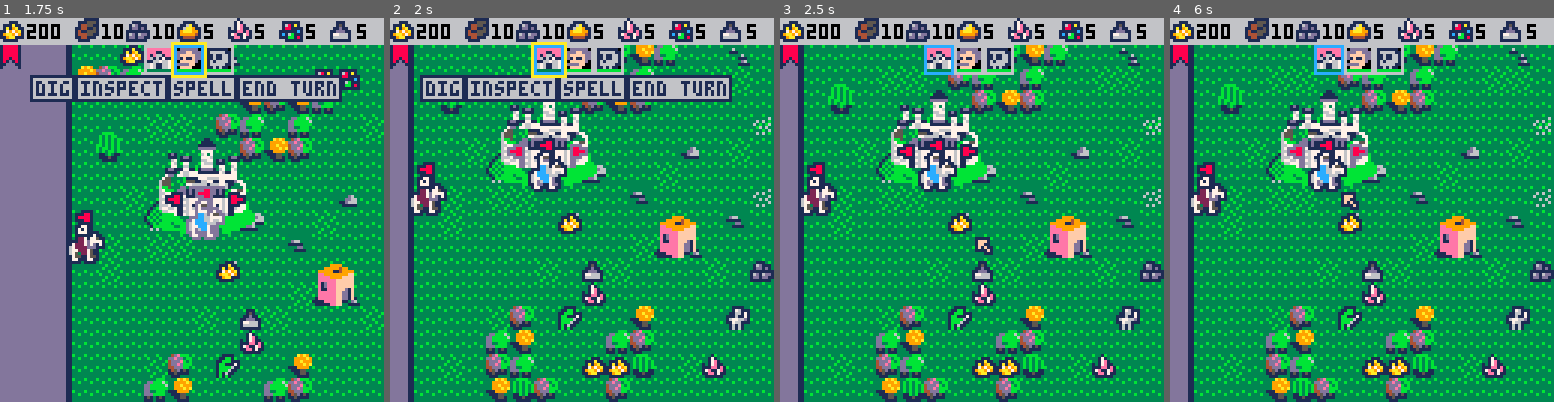
Above: before the commit, frames 1-4 (left to right).
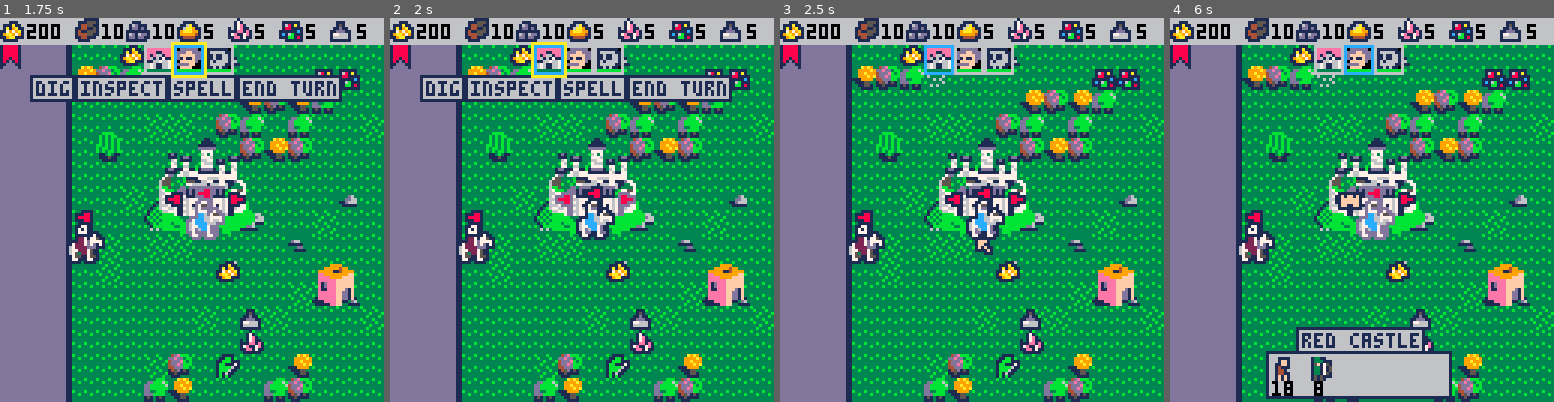
Above: after the commit, the same moments.

Repository: pvan/pico8
Game: PICO-8 cartridge heroes.p8
The game is run twice, just before and just after one commit, with the same random seed, the same clock (stepped at 60 frames per second) and the same inputs.
Inputs:
- Up to frame 1 (1.75 s): tap O (Z key) at 0.33, 0.7, 1.43 s; tap X (X key) at 1.07 s
- Up to frame 2 (2 s): hold Left from 1.97 s (still down)
- Up to frame 3 (2.5 s): tap X (X key) at 2.07, 2.4 s; tap O (Z key) at 2.22 s; release Left at 2.37 s; hold Down from 2.42 s (still down)
- Up to frame 4 (6 s): tap X (X key) every 0.33 s from 2.73 to 5.73 s; release Down at 2.82 s; hold Right 2.87-3.53 s; tap O (Z key) every 0.88 s from 3.1 to 5.75 s; hold Up 3.58-4.08 s; hold Right 4.13-4.53 s; hold Down 4.58-5.08 s; hold Left 5.13-5.8 s; hold Up from 5.85 s (still down)

Frame 1 is identical in both runs. In frame 2, 37% of the frame differs, in the area x 4-100%, y 7-100%; in frame 3, 41%; in frame 4, 45%.

Commit message:
heroes: convert map cursor to pt() to save tokens

Diff:
--- a/heroes.p8
+++ b/heroes.p8
@@ -117,17 +117,17 @@
  red_plr.heroes[2]=
  	spawn("hero",tc.x-5,tc.y+2)
 
- tc=spawn("castle",24,2)
+ tc=spawn("castle",26,4)
  tc.army=random_starting_army()
  green_plr.castles[1]=tc
  green_plr.heroes[1]=
- 	spawn("hero",tc.x+2,tc.y+3)
-
- tc=spawn("castle",16,20)
+ 	spawn("hero",tc.x,tc.y+1)
+
+ tc=spawn("castle",20,22)
  tc.army=random_starting_army()
  blue_plr.castles[1]=tc
  blue_plr.heroes[1]=
- 	spawn("hero",tc.x+2,tc.y+3)
+ 	spawn("hero",tc.x,tc.y+1)
 
 
  set_player(red_plr)
@@ -384,10 +384,10 @@
 
 function update_camera()
  camgap = 32
- if curx>camx+64+camgap then camx+=2 end
- if curx<camx+64-camgap then camx-=2 end
- if cury>camy+64+camgap then camy+=2 end
- if cury<camy+64-camgap then camy-=2 end
+ if cur.x*8>camx+64+camgap then camx+=2 end
+ if cur.x*8<camx+64-camgap then camx-=2 end
+ if cur.y*8>camy+64+camgap then camy+=2 end
+ if cur.y*8<camy+64-camgap then camy-=2 end
 -- camx=max(camx,-worldborder)
 -- camy=max(camy,-worldborder)
 -- camx=min(camx,(tilesw-1)*8-128+worldborder*2) --minus size of camera
@@ -488,16 +488,16 @@
 function update_map_cursor()
 
  --update cursor
- tempp=pt(flr(curx/8),flr(cury/8))
+-- tempp=pt(flr(curx/8),flr(cury/8))
  move_cursor(
-  tempp,
+  cur,
   0,tilesw-1,
   0,tilesh-1)
- curx,cury=tempp.x*8,tempp.y*8
-
-
- ctx=flr(curx/8)
- cty=flr(cury/8)
+-- curx,cury=tempp.x*8,tempp.y*8
+
+
+-- ctx=flr(curx/8)
+-- cty=flr(cury/8)
 
  update_camera()
 
@@ -505,10 +505,11 @@
     sel.type=="hero"
  then
   if btnp(❎)
-     and path!=nil
-     and #path>0
-     and (path[#path].x==ctx and
-          path[#path].y==cty)
+  and path!=nil
+  and #path>0
+  and ptequ(path[#path],cur)
+--     and (path[#path].x==ctx and
+--          path[#path].y==cty)
   then
    move_hero()
   else
@@ -1593,8 +1594,9 @@
 
 
 function init_cursor()
-	curx=64
-	cury=64
+--	curx=64
+--	cury=64
+	cur=pt(8,8)
 	curanim=0
 	cur_spr=cur_sprs.arrow --updated each frame
 end
@@ -1603,10 +1605,10 @@
 
 
 function update_move_cursor()
- local tx,ty=flr(curx/8),flr(cury/8)
- local p=pt(tx,ty)
- local i=pt2i(p)
- local obj=g(mapobj,p)
+-- local tx,ty=flr(curx/8),flr(cury/8)
+-- local p=pt(tx,ty)
+ local i=pt2i(cur)
+ local obj=g(mapobj,cur)
  local selzones=objzones(sel)
 
 
@@ -1625,7 +1627,7 @@
 
 	  if obj.type=="mob" then
     if objnearzones(obj,selzones) then
-     if pnearzones(p,selzones)
+     if pnearzones(cur,selzones)
      or obj.x==tx and obj.y==ty
      then
    	  style="attack"
@@ -1657,7 +1659,7 @@
   --default to walkable
   style="horse"
 
-  if tile_is_solid(p) then
+  if tile_is_solid(cur) then
    style="arrow"
   end
 
@@ -1692,8 +1694,8 @@
   or style=="attack"
   or style=="trade"
   then
-   sel["movex"]=tx
-   sel["movey"]=ty
+   sel["movex"]=cur.x
+   sel["movey"]=cur.y
   end
  end
 
@@ -1723,12 +1725,12 @@
 
 
 function update_sel_cursor()
- local tx,ty=flr(curx/8),flr(cury/8)
- local p=pt(tx,ty)
- local obj=g(mapobj,p)
-
-
- set_obj_for_popup(obj,pt2i(p))
+-- local tx,ty=flr(curx/8),flr(cury/8)
+-- local p=pt(tx,ty)
+ local obj=g(mapobj,cur)
+
+
+ set_obj_for_popup(obj,pt2i(cur))
 
 
  if obj!=nil and obj.select then
@@ -1769,7 +1771,7 @@
 function draw_cursor()
  bb=flashamt()
  if (hud_menu_open) bb=0
- spr(cur_spr, curx,cury+bb)
+ spr(cur_spr, cur.x*8,cur.y*8+bb)
 end
 
 
@@ -2606,12 +2608,15 @@
  sel=obj
  if (obj==nil) return
  if sel!=lsel then
-	 curx,cury=sel.x*8,sel.y*8
+--	 curx,cury=sel.x*8,sel.y*8
+  --ptmul
+  cur=copy(sel) --only need x,y but cheaper to copy entire
 	 if sel.type=="castle" then
-	  curx+=2*8
-	  cury+=3*8
+	  cur.y+=1
+--	  curx+=2*8
+--	  cury+=3*8
 	 end
-	 camx,camy=curx-64,cury-64
+	 camx,camy=cur.x*8-64,cur.y*8-64
 	 --update_camera()
 	 --update_move_cursor()
  end
